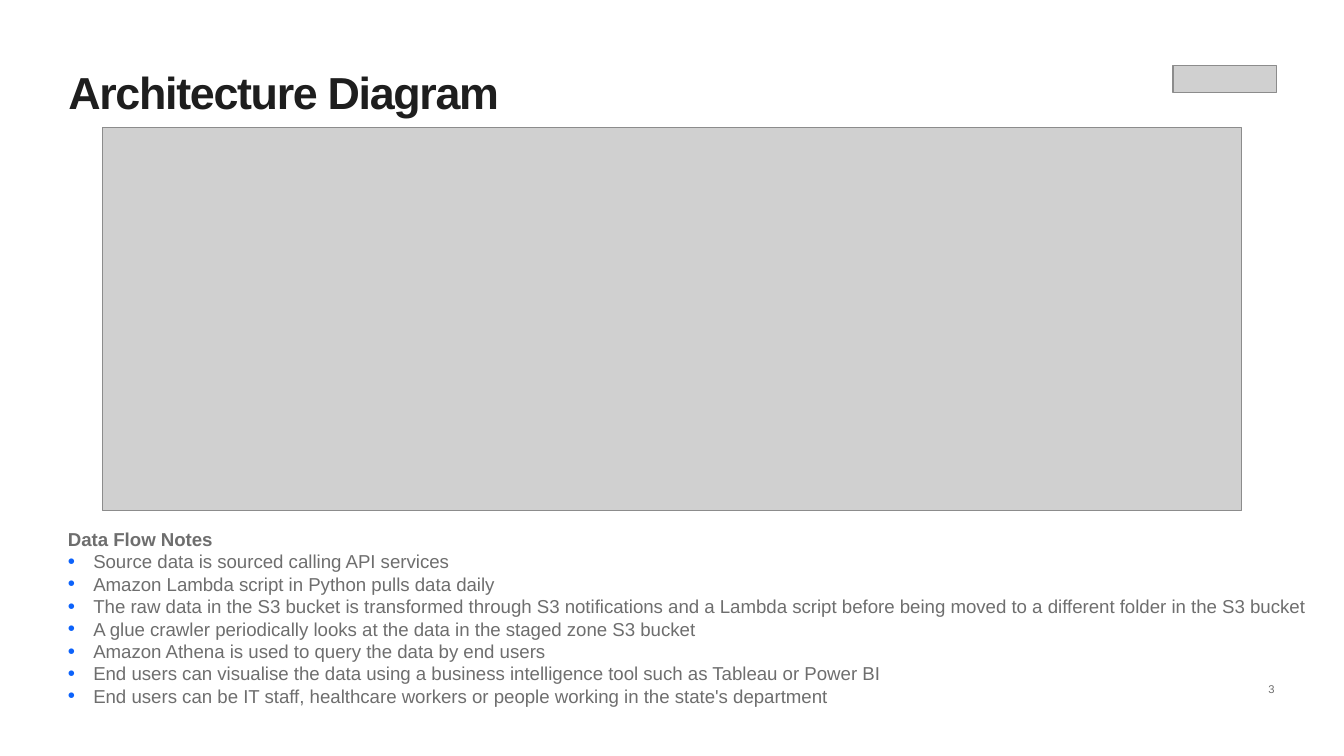
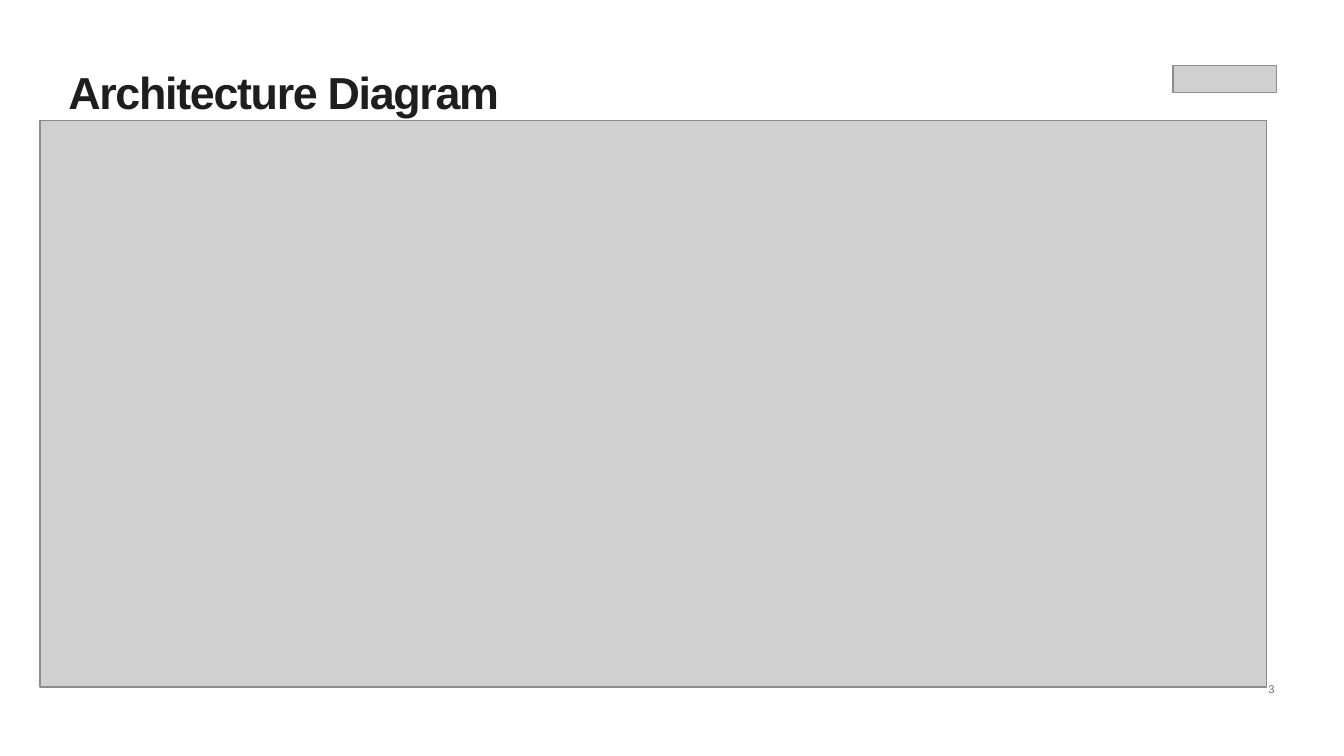
Before and after one commit to michalsicak/cloudDEacad-capstone-uk, a slide deck: slide 3 of proj_mgmt/Coranavirus Capstone Project.pptx. Drawn at 1344x756 pixels with LibreOffice and Linux fonts; fonts in the diff are those of the drawing; grey boxes stand for pictures. Boxes give left, top, right and bottom in pixels: in the first picture for what was removed or moved away, otherwise in the second. Text is boxed around its words. In the diff, an @@ line names an element or a change of style, - is before the commit and + after.

```diff
--- a/proj_mgmt/Coranavirus Capstone Project.pptx
+++ b/proj_mgmt/Coranavirus Capstone Project.pptx
@@ picture: place and size @@
-picture at (102, 128, 1242, 511)
+picture at (40, 121, 1266, 688)
@@ text removed at (68, 532, 1305, 707) @@
-Data Flow Notes
-• Source data is sourced calling API services
-• Amazon Lambda script in Python pulls data daily
-• The raw data in the S3 bucket is transformed through S3 notifications and a Lambda script before being moved to a different folder in the S3 bucket
-• A glue crawler periodically looks at the data in the staged zone S3 bucket
-• Amazon Athena is used to query the data by end users
-• End users can visualise the data using a business intelligence tool such as Tableau or Power BI
-• End users can be IT staff, healthcare workers or people working in the state's department
```
Also in this commit, not shown: 4 other files.
